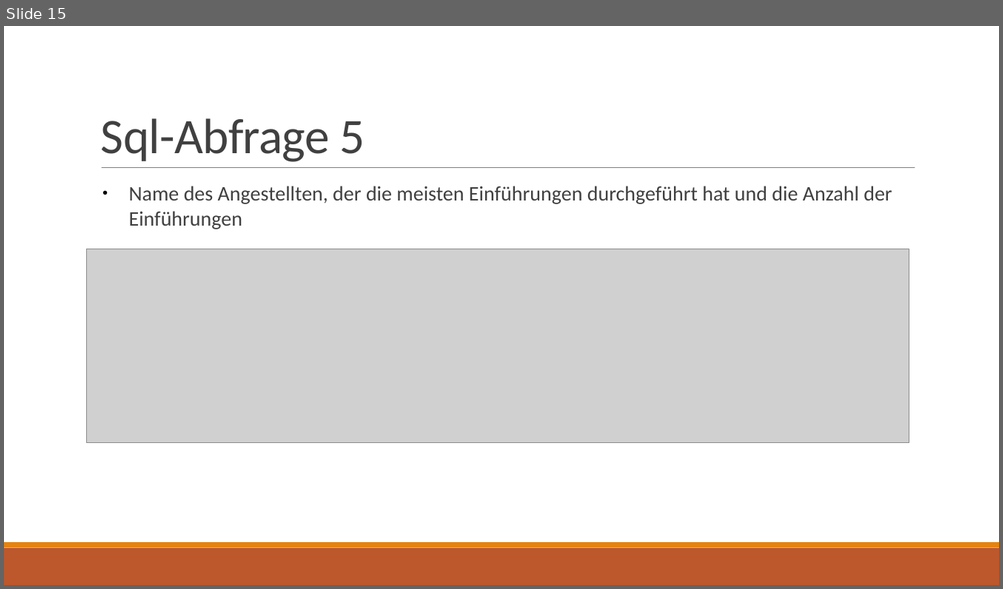
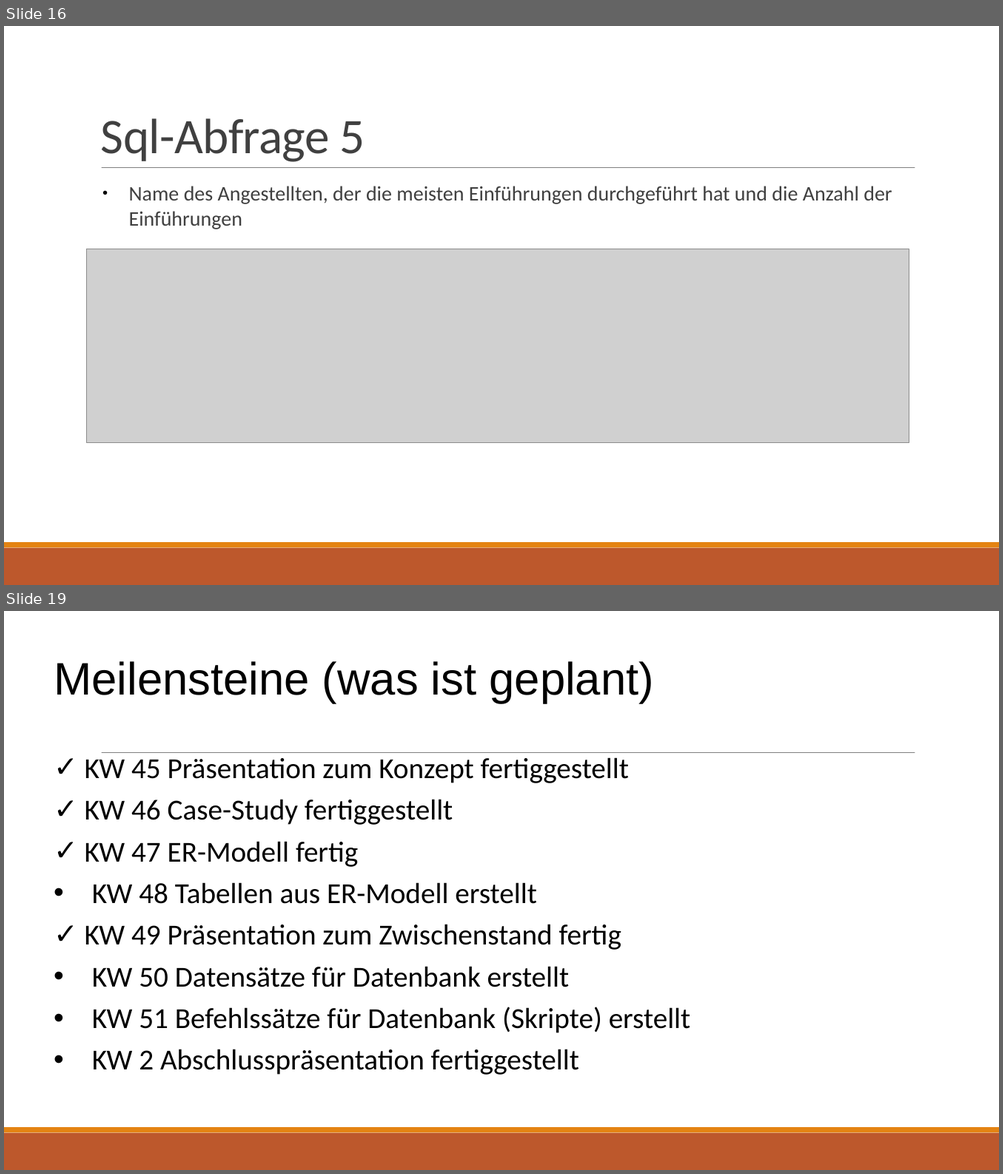
Before and after one commit to LennartDuemke/Datenbanken_LevelUP, a slide deck: Präsentationen/Präsentation_Datenbanken_3.pptx. Shown one above the other, each under a label of ours: slide 15 before the commit, slides 16 and 19 after it; the slides between them are not shown. The pictures are 1003x589 and 1003x1174 pixels, drawn with LibreOffice and Linux fonts; fonts in the diff are those of the drawing; grey boxes stand for pictures. Boxes give left, top, right and bottom in pixels: in the first picture for what was removed or moved away, otherwise in the second. Text is boxed around its words. In the diff, an @@ line names an element or a change of style, - is before the commit and + after.

```diff
--- a/Präsentationen/Präsentation_Datenbanken_3.pptx
+++ b/Präsentationen/Präsentation_Datenbanken_3.pptx
@@ slide 19 added at box(4, 611, 999, 1170), background #FFFFFF; not listed: 3 template elements that a slide beside it also shows @@
@@ title added at box(54, 661, 654, 703), 44 pt, text #000000 @@
+Meilensteine (was ist geplant)
@@ text added at box(85, 758, 691, 1075), 28 pt, text #000000 @@
+✓ KW 45 Präsentation zum Konzept fertiggestellt
+✓ KW 46 Case-Study fertiggestellt
+✓ KW 47 ER-Modell fertig
+• KW 48 Tabellen aus ER-Modell erstellt
+✓ KW 49 Präsentation zum Zwischenstand fertig
+• KW 50 Datensätze für Datenbank erstellt
+• KW 51 Befehlssätze für Datenbank (Skripte) erstellt
+• KW 2 Abschlusspräsentation fertiggestellt
@@ what was slide 15 is now slide 16 @@
```
Also in this commit, not shown: 4 slides changed, 4 other slides added, 1 slide removed.
